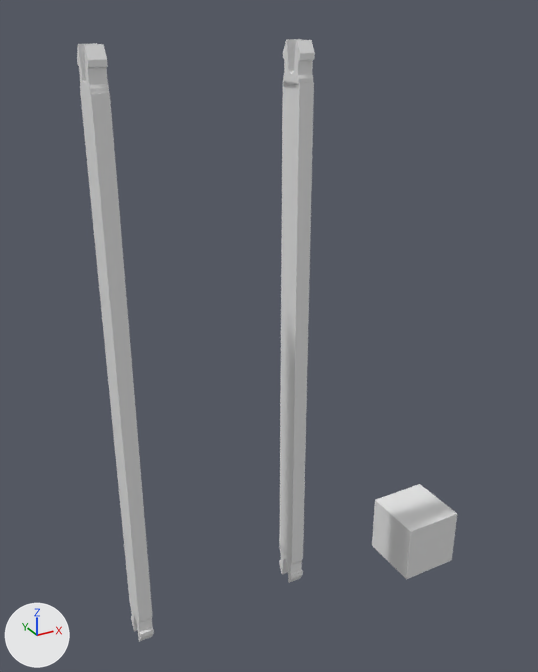
Before and after pictures for a commit that changed the Blender file sheet_display/blender/design4.blend.
One viewpoint serves both versions: a 50 mm lens placed at (-9.74, -16.25, 16.81), pointed at (-0.39, 0.75, 8.31). Every picture has the same lights, and +X, +Y and +Z are marked at lower left. The same objects are shown in both versions, whatever each file hides.

The first picture shows 'connector_applied', 'shaft_pre_applied'.
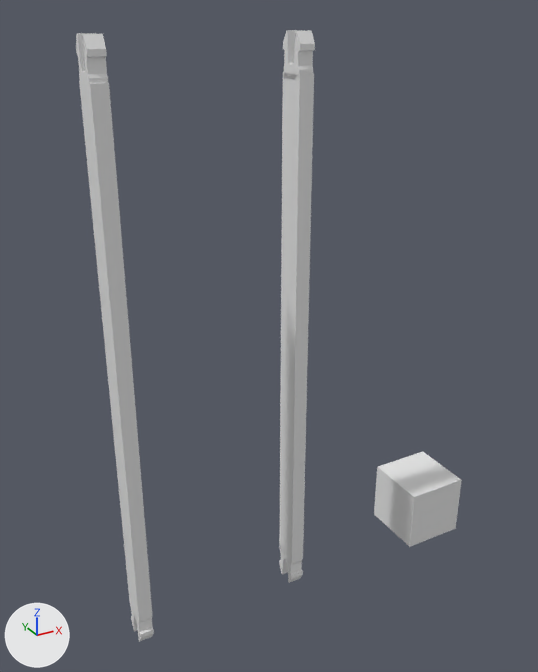
ob_joinddouble_002 is not drawn itself; it is used by a modifier of ob_shaft_pre_applied.

Diff of the bpy script that builds the scene:
```diff
--- a/sheet_display/blender/design4.blend.py
+++ b/sheet_display/blender/design4.blend.py
@@ me_cube_015 @@
 # used by ob_connector_applied; location = (-5.0, 0.0, 0.0)
-me_cube_015.from_pydata(...)  # 132 vertices, 127 faces; spans x -0.2..0.2, y -0.4..0.4, z 0.1..16.1
+me_cube_015.from_pydata(...)  # 132 vertices, 127 faces; spans x -0.2..0.2, y -0.4..0.4, z 0.1..16.3
+# me_cube_015 part 1
+# 40 vertices are removed from x -0.2..0.2, y -0.4..0.4, z 15.1..16.1
+# 64 faces are deleted
+# 4 vertices in x -0.2..0.2, y -0.4..0.4, z 15.2 move by (0.0, 0.0, 0.2)
+# 8 vertices move from x -0.2..0.2, y -0.4..0.4, z 15.7..15.9 to x -0.2..0.2, y -0.4..0.4, z 15.6..16.1
+# 34 vertices are added at x -0.2..0.2, y -0.4..0.4, z 15.3..16.3
+# 6 new vertices lie (0.4, 0.0, 0.0) away from vertices in x -0.2, y -0.2..0.2, z 15.9..16.3
+# 64 new faces join them
@@ ob_joinddouble_002 @@
 ob_joinddouble_002 = bpy.data.objects.new('joindDouble.002', me_cube_020)
-ob_joinddouble_002.location = (0.0, 0.0, 15.3)
+ob_joinddouble_002.location = (0.0, 0.0, 15.5)
 ob_joinddouble_002.rotation_euler = (1.571, -3.142, 1.571)  # degrees (90, -180, 90)
@@ ob_shaft_pre_applied @@
 ob_shaft_pre_applied = bpy.data.objects.new('shaft_pre_applied', me_cube_013)
-ob_shaft_pre_applied.location = (5.0, 0.0, 0.0)
+ob_shaft_pre_applied.location = (5.0, 0.0, 1.38)
 _m = ob_shaft_pre_applied.modifiers.new('Boolean', 'BOOLEAN')
```

Pixel boxes [x1, y1, x2, y2] of what changed, in the pictures (538 x 672 px; the box of a moved part takes in the faces that stretch with it):
'shaft_pre_applied', moved: before [279, 39, 457, 583]; after [279, 30, 462, 583]
'connector_applied', reshaped: before [77, 43, 154, 642]; after [76, 33, 154, 642]
part 1 of me_cube_015, moved or reshaped: before [77, 43, 110, 96]; after [76, 33, 110, 96]
